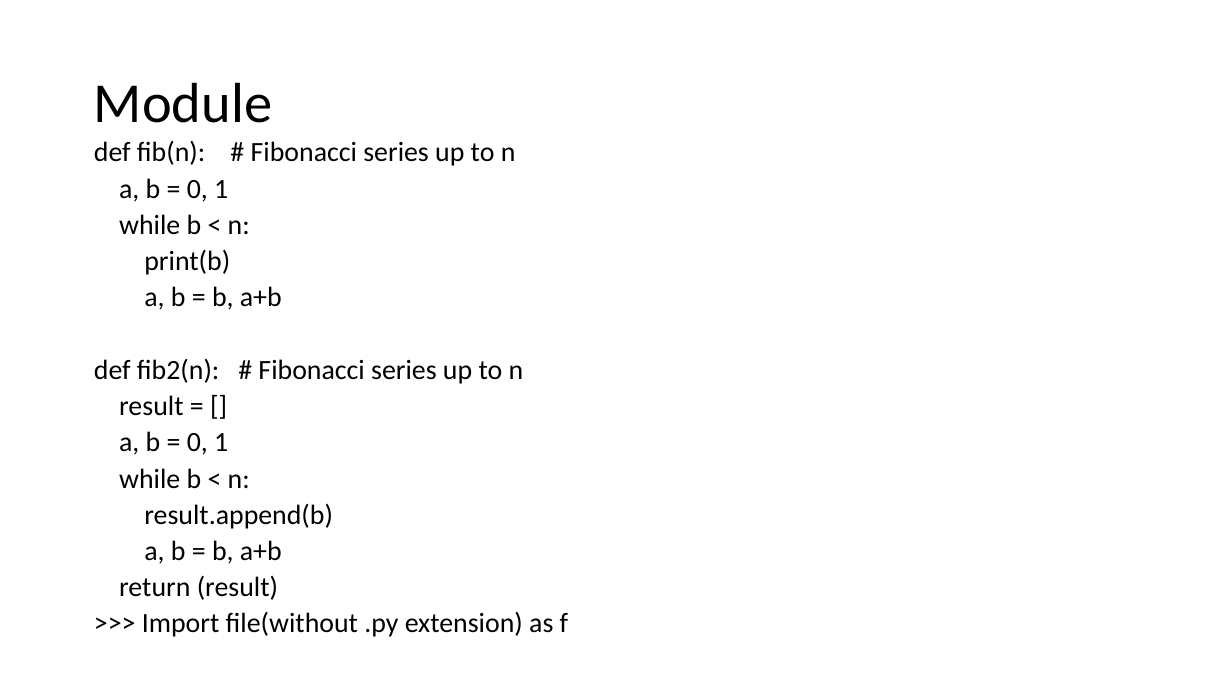
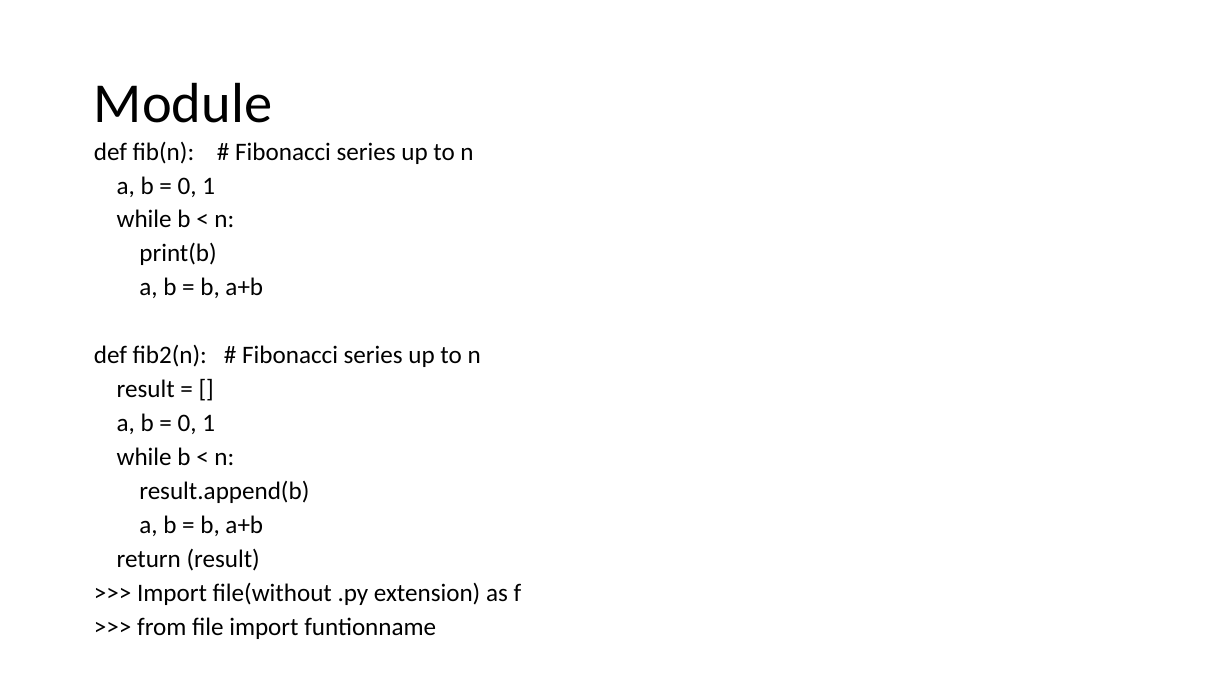
Before and after one commit to harry1180/python_basics, a slide deck: slide 18 of Python Basics Cntd.pptx. Drawn at 1232x693 pixels with LibreOffice and Linux fonts; fonts in the diff are those of the drawing. Boxes give left, top, right and bottom in pixels: in the first picture for what was removed or moved away, otherwise in the second. Text is boxed around its words. In the diff, an @@ line names an element or a change of style, - is before the commit and + after.

```diff
--- a/Python Basics Cntd.pptx
+++ b/Python Basics Cntd.pptx
@@ text at <box>94,142,522,605</box>: size 21.7 to 19.6 pt in "def fib(n): # Fibonacci series up to ...", "a, b = 0, 1", "while b < n:", "print(b)" and 9 more places @@
@@ text at <box>137,617,436,639</box>: paragraph added @@
+>>> from file import funtionname
```
Also in this commit, not shown: 8 slides added, 7 other files.
